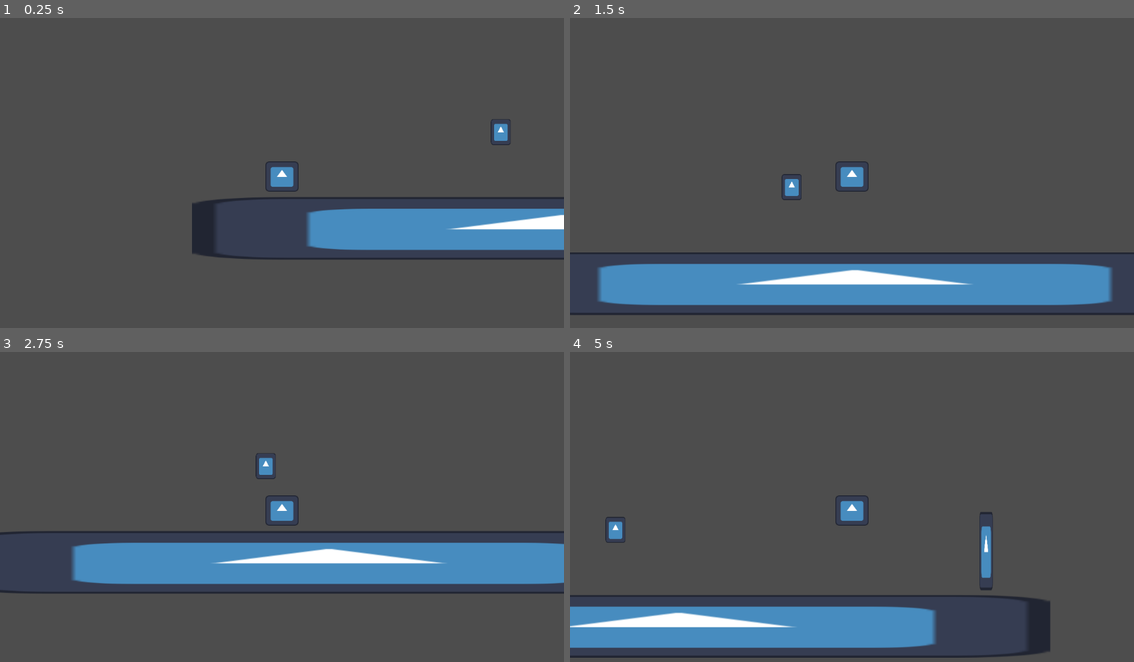
Above: before the commit, frames 1-4 (two rows, left to right).
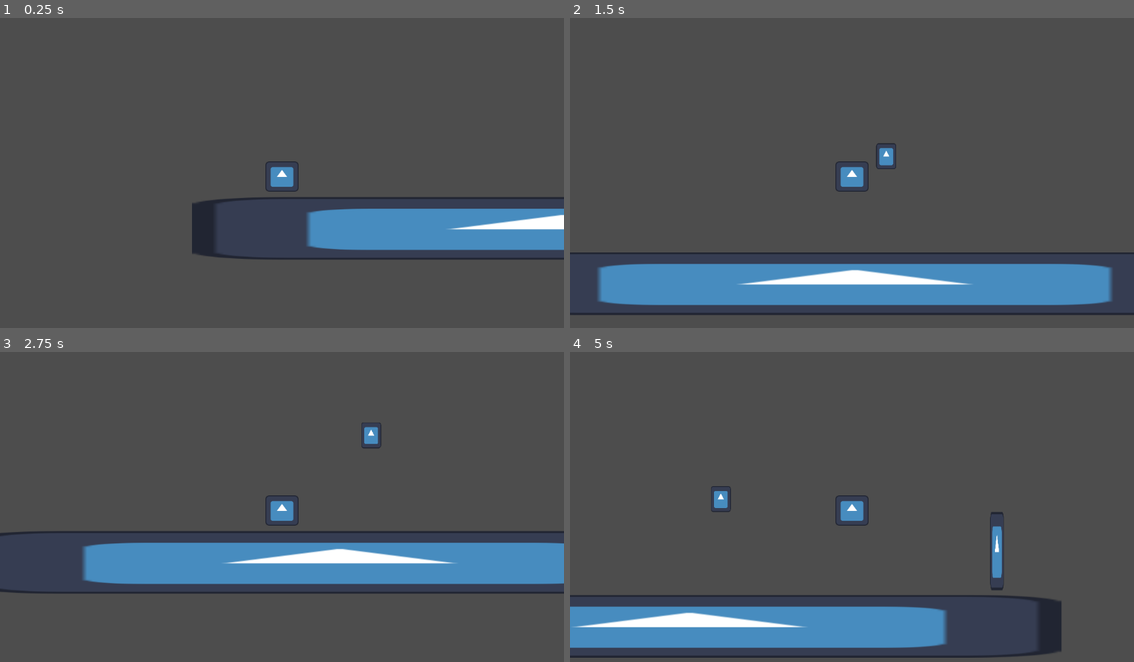
Above: after the commit, the same moments.

Repository: Brian0706/GDDC_Example_Game
Game: Godot game, scene res://Scenes/main.tscn
The game is run twice, just before and just after one commit, with the same random seed, the same clock (stepped at 60 frames per second) and the same inputs. The engine's default icon, where the game draws it, is replaced by a stand-in: a white triangle on a blue panel in a dark square.
Inputs:
- Up to frame 1 (0.25 s): no input
- Up to frame 2 (1.5 s): tap Enter at 0.5 s; hold D (right) from 0.53 s (still down); tap Space (jump) at 0.77 s
- Up to frame 3 (2.75 s): tap Space (jump) at 1.52 s; release D (right) at 2.03 s; hold A (left) from 2.03 s (still down)
- Up to frame 4 (5 s): release A (left) at 2.78 s; hold D (right) 2.78-4.28 s; tap Space (jump) at 3.02, 3.77, 4.52 s; hold A (left) from 4.28 s (still down)

The runs differ from the first frame. In frame 1, 0.2% of the frame differs, in the area x 86-91%, y 32-42%; in frame 2, 0.4%; in frame 3, 1.0%; in frame 4, 2.3%, in the area x 0-88%, y 43-99%.

Commit message:
Added in an animation for the lucky box

Diff:
--- a/new-game-project/Code/item_box.gd
+++ b/new-game-project/Code/item_box.gd
@@ -1,7 +1,11 @@
 extends Area2D
+@export
 var item: String
+@export
+var animation: AnimationPlayer
 
 func _on_body_entered(body: Node2D) -> void:
 	print("got item!")
+	animation.play("GetItem")
 	if (body.name == "Player" && item != ""):
 		print("got item!")
--- a/new-game-project/Scenes/item_box.tscn
+++ b/new-game-project/Scenes/item_box.tscn
@@ -6,8 +6,48 @@
 [sub_resource type="RectangleShape2D" id="RectangleShape2D_jjvhh"]
 size = Vector2(57, 68)
 
-[node name="ItemBox" type="Area2D"]
+[sub_resource type="Animation" id="Animation_b2omr"]
+resource_name = "GetItem"
+tracks/0/type = "value"
+tracks/0/imported = false
+tracks/0/enabled = true
+tracks/0/path = NodePath("Sprite2D:position")
+tracks/0/interp = 1
+tracks/0/loop_wrap = true
+tracks/0/keys = {
+"times": PackedFloat32Array(0, 0.1, 0.2),
+"transitions": PackedFloat32Array(1, 1, 1),
+"update": 0,
+"values": [Vector2(0, 0), Vector2(0, -10), Vector2(0, 0)]
+}
+
+[sub_resource type="Animation" id="Animation_samsn"]
+length = 0.001
+tracks/0/type = "value"
+tracks/0/imported = false
+tracks/0/enabled = true
+tracks/0/path = NodePath("Sprite2D:position")
+tracks/0/interp = 1
+tracks/0/loop_wrap = true
+tracks/0/keys = {
+"times": PackedFloat32Array(0),
+"transitions": PackedFloat32Array(1),
+"update": 0,
+"values": [Vector2(0, 0)]
+}
+
+[sub_resource type="AnimationLibrary" id="AnimationLibrary_ru3xf"]
+_data = {
+&"GetItem": SubResource("Animation_b2omr"),
+&"RESET": SubResource("Animation_samsn")
+}
+
+[sub_resource type="RectangleShape2D" id="RectangleShape2D_b2omr"]
+size = Vector2(35, 47)
+
+[node name="ItemBox" type="Area2D" node_paths=PackedStringArray("animation")]
 script = ExtResource("1_b2omr")
+animation = NodePath("AnimationPlayer")
 
 [node name="CollisionShape2D" type="CollisionShape2D" parent="."]
 position = Vector2(-1.5, -1)
@@ -17,4 +57,15 @@
 scale = Vector2(0.320313, 0.414063)
 texture = ExtResource("1_oem4c")
 
+[node name="AnimationPlayer" type="AnimationPlayer" parent="."]
+libraries = {
+&"": SubResource("AnimationLibrary_ru3xf")
+}
+
+[node name="CharacterBody2D" type="StaticBody2D" parent="."]
+
+[node name="CollisionShape2D" type="CollisionShape2D" parent="CharacterBody2D"]
+position = Vector2(-0.5, -0.5)
+shape = SubResource("RectangleShape2D_b2omr")
+
 [connection signal="body_entered" from="." to="." method="_on_body_entered"]
--- a/new-game-project/Scenes/main.tscn
+++ b/new-game-project/Scenes/main.tscn
@@ -32,4 +32,4 @@
 position = Vector2(615, 718)
 
 [node name="ItemBox" parent="." instance=ExtResource("5_kry3j")]
-position = Vector2(452, 202)
+position = Vector2(645, 139)
Not shown: 1 places in new-game-project/Scenes/item_box.tscn that only renumber resources
